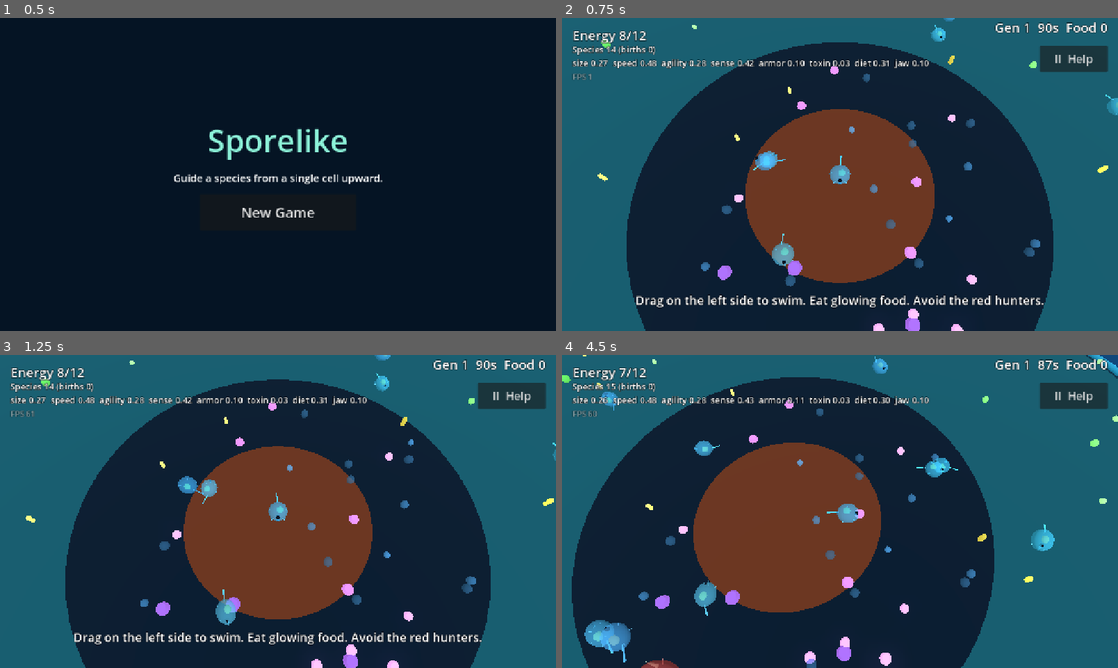
Above: before the commit, frames 1-4 (two rows, left to right).
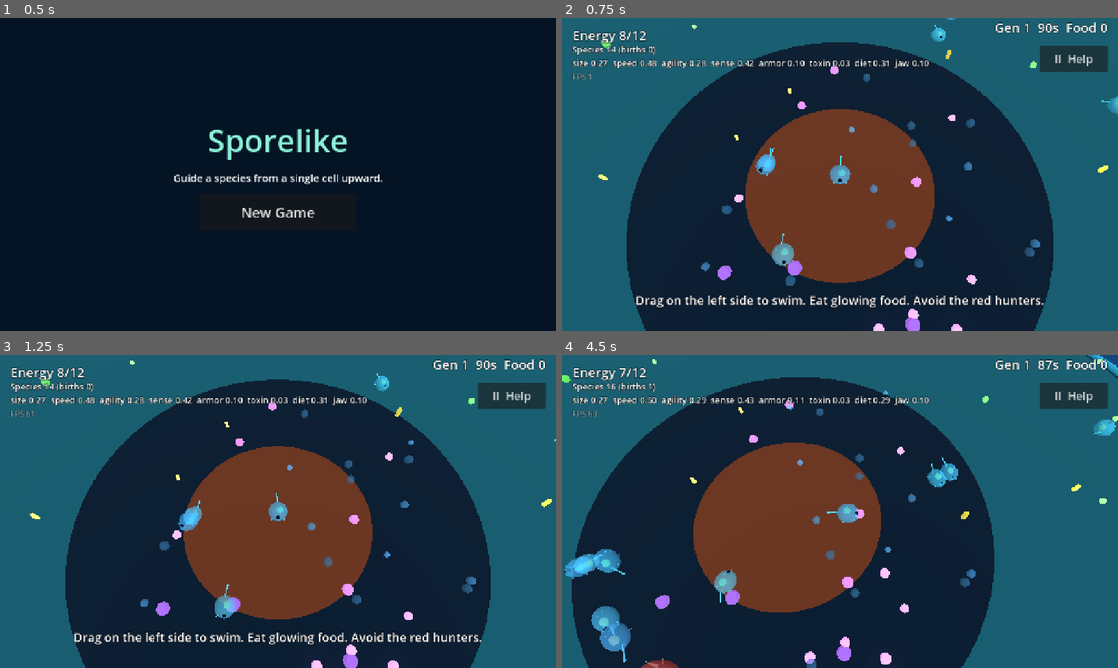
Above: after the commit, the same moments.

Repository: drag0nblad3/Sporelike-
Game: Godot game, scene res://scenes/main.tscn
Two runs of this game, one before a commit and one after it. Both use one fixed random seed, a clock stepped at 60 frames per second and the inputs below.
Inputs (mouse positions are in pixels of both pictures, inside the frame that each line leads up to):
- Up to frame 1 (0.5 s): no input
- Up to frame 2 (0.75 s): click "New Game" at 0.5 s
- Up to frame 3 (1.25 s): no input
- Up to frame 4 (4.5 s): click "II Help" at 1.25 s; click "Resume" at 2 s; move the mouse to (962, 495) at 2.77 s; hold Right (ui_right) 2.78-3.5 s; click (962, 495) at 2.92 s; drag from (728, 527) to (812, 574) at 3.52 s; move the mouse to (895, 442) at 4.27 s; hold Right (ui_right) from 4.28 s (still down)

Frame 1 is identical in both runs. In frame 2, 0.3% of the frame differs, in the area x 6-100%, y 0-100%; in frame 3, 1.0%; in frame 4, 3.2%, in the area x 0-100%, y 0-100%.

Commit message:
Fix blank glossary, weaker low-grade food, chewing, multicellular groundwork (#9)
* Fix the blank glossary, weaken low-grade food, start multicellular groundwork

The glossary label sat in a ScrollContainer with fit_content while hidden
and never got a height; it now scrolls itself, and the smoke test fails if
the text lays out blank. The weakest food pieces now give 0.35x energy
(was 0.7x). EvolutionProgress tracks progress toward the multicellular
stage (shown on the population screen and saved), and BodyPlan/BodyPart
model the parts-kit bodies that stage will use.

Co-Authored-By: Claude Opus 5.5 <noreply@anthropic.com>
Claude-Session: https://claude.ai/code/session_01LRZhwzL1ScNEsSmFRd9Hjh

* Make weak food slow, sluggish and soft instead of low-energy

Energy range is back to 0.7x-1.5x. Low-grade pieces now drift at 0.25x,
flee at 0.15x, react slowly when startled, turn less often, are softer
(down to 30% of the kind's minimum hardness) and easier to see.

Co-Authored-By: Claude Opus 5.5 <noreply@anthropic.com>
Claude-Session: https://claude.ai/code/session_01LRZhwzL1ScNEsSmFRd9Hjh

* Let cells chew through food slightly too hard for their jaw

Food up to 0.2 harder than the jaw can be eaten by staying on it:
0.5-2.5 seconds depending on the gap, faster for bigger bodies. The piece
shakes while being chewed and the progress wears off when left. AI cells
weigh the chewing time when choosing food.

Co-Authored-By: Claude Opus 5.5 <noreply@anthropic.com>
Claude-Session: https://claude.ai/code/session_01LRZhwzL1ScNEsSmFRd9Hjh

---------

Co-authored-by: Claude <noreply@anthropic.com>

Diff:
--- /dev/null
+++ b/scripts/core/body_part.gd
@@ -0,0 +1,33 @@
+class_name BodyPart
+extends RefCounted
+## One cell in a multicellular body: what job it does and where it sits
+## relative to the body's center. Groundwork for the multicellular stage.
+
+## Each role and what it will do once the stage is playable.
+const ROLES := {
+	"core": "Holds the body together and stores energy.",
+	"mouth": "Eats food it touches.",
+	"flagellum": "Pushes the body forward.",
+	"spike": "Deflects hunters' bites.",
+	"eye": "Spots food and hunters from farther away.",
+	"gland": "Makes toxin that stings hunters.",
+}
+
+var role := "core"
+var offset := Vector2.ZERO
+
+
+static func make(part_role: String, at: Vector2) -> BodyPart:
+	var part := BodyPart.new()
+	part.role = part_role if ROLES.has(part_role) else "core"
+	part.offset = at
+	return part
+
+
+static func from_dict(data: Dictionary) -> BodyPart:
+	var part_role: String = data.get("role", "core")
+	return make(part_role, Vector2(float(data.get("x", 0.0)), float(data.get("y", 0.0))))
+
+
+func to_dict() -> Dictionary:
+	return {"role": role, "x": offset.x, "y": offset.y}
--- /dev/null
+++ b/scripts/core/body_plan.gd
@@ -0,0 +1,64 @@
+class_name BodyPlan
+extends RefCounted
+## The layout of a multicellular body: a list of BodyParts on a grid around
+## the core cell. Groundwork for the multicellular stage, where the player
+## will add parts between generations instead of nudging single traits.
+
+const SPACING := 1.0
+
+var parts: Array[BodyPart] = []
+
+
+## A new colony: just the core cell the single-celled species grew from.
+static func starter() -> BodyPlan:
+	var plan := BodyPlan.new()
+	plan.parts.append(BodyPart.make("core", Vector2.ZERO))
+	return plan
+
+
+static func from_dict(data: Dictionary) -> BodyPlan:
+	var plan := BodyPlan.new()
+	var list: Array = data.get("parts", [])
+	for item in list:
+		var entry: Dictionary = item
+		plan.parts.append(BodyPart.from_dict(entry))
+	if plan.parts.is_empty():
+		return starter()
+	return plan
+
+
+func to_dict() -> Dictionary:
+	var list: Array = []
+	for part in parts:
+		list.append(part.to_dict())
+	return {"parts": list}
+
+
+func count(role: String) -> int:
+	var n := 0
+	for part in parts:
+		if part.role == role:
+			n += 1
+	return n
+
+
+## Grid spots next to an existing part that are still empty.
+func open_spots() -> Array[Vector2]:
+	var taken := {}
+	for part in parts:
+		taken[part.offset] = true
+	var spots: Array[Vector2] = []
+	for part in parts:
+		for dir in [Vector2.RIGHT, Vector2.LEFT, Vector2.UP, Vector2.DOWN]:
+			var spot: Vector2 = part.offset + dir * SPACING
+			if not taken.has(spot) and not spot in spots:
+				spots.append(spot)
+	return spots
+
+
+## Adds a part at a free spot touching the body. Returns false if taken.
+func attach(role: String, at: Vector2) -> bool:
+	if not at in open_spots():
+		return false
+	parts.append(BodyPart.make(role, at))
+	return true
--- /dev/null
+++ b/scripts/core/evolution_progress.gd
@@ -0,0 +1,35 @@
+class_name EvolutionProgress
+extends RefCounted
+## Tracks how close the species is to its next stage (single cell to
+## multicellular). Thriving generations, a big population and a well-fed
+## player earn points; reaching GOAL unlocks the next stage.
+
+const GOAL := 100.0
+const MAX_PER_GENERATION := 20.0
+
+var points := 0.0
+
+
+## Adds this generation's points and returns how many were earned.
+func add_generation(stats: GenerationStats) -> float:
+	var earned := 4.0 + 0.4 * stats.end_population + 0.5 * stats.food_eaten
+	if stats.end_population == 0:
+		earned = 0.0
+	earned = minf(earned, MAX_PER_GENERATION)
+	points = minf(points + earned, GOAL)
+	return earned
+
+
+func fraction() -> float:
+	return points / GOAL
+
+
+func is_ready() -> bool:
+	return points >= GOAL
+
+
+func summary(earned: float) -> String:
+	if is_ready():
+		return "Your species is ready to become multicellular (coming in a future update)"
+	return "Multicellular progress %d%% (+%d this generation)" % [
+		roundi(fraction() * 100.0), roundi(earned)]
--- a/scripts/core/generation_stats.gd
+++ b/scripts/core/generation_stats.gd
@@ -13,6 +13,8 @@
 var births := 0
 var deaths := {"eaten": 0, "starved": 0}
 var food_eaten := 0
+## Filled in by Game: how close the species is to its next stage.
+var progress_text := ""
 
 
 ## 0.5x to 2x, growing with how much the player's avatar ate.
--- a/scripts/core/genome.gd
+++ b/scripts/core/genome.gd
@@ -8,6 +8,8 @@
 const MUTATION_STEP := 0.08
 ## Scales energy burned per second by every trait. Lower = slower starvation.
 const UPKEEP_RATE := 0.75
+## How far food hardness can exceed the jaw and still be chewed through.
+const CHEW_MARGIN := 0.2
 
 ## diet: 0 = eats plants well, 1 = eats animals well. jaw cracks shells.
 var values := {
@@ -108,6 +110,18 @@
 	return value_of("jaw") >= hardness
 
 
+## Seconds of holding still on food this hard before breaking through:
+## 0 if the jaw cracks it at once, INF if it is too far beyond the jaw.
+## Bigger bodies grind through faster.
+func crack_time(hardness: float) -> float:
+	var gap := hardness - value_of("jaw")
+	if gap <= 0.0:
+		return 0.0
+	if gap > CHEW_MARGIN:
+		return INF
+	return (0.5 + gap * 10.0) / (0.7 + value_of("size"))
+
+
 ## Energy gained from food worth `energy`, after digestive efficiency.
 func digest(energy: float, is_plant: bool) -> float:
 	var efficiency := lerpf(1.0, 0.3, value_of("diet")) if is_plant \
--- a/scripts/game.gd
+++ b/scripts/game.gd
@@ -17,6 +17,7 @@
 var hud: Hud
 var screen: PopulationScreen
 var saver: GameSaver
+var progress := EvolutionProgress.new()
 var rng := RandomNumberGenerator.new()
 ## Set by CI ("-- --smoke"): short generations, mutations picked automatically.
 var smoke_test := false
@@ -70,6 +71,8 @@
 	saver.ecosystem = ecosystem
 	saver.director = director
 	saver.cycle = cycle
+	saver.progress = progress
+	progress.points = float(_save.get("progress", 0.0))
 	add_child(saver)
 
 	if _save.is_empty():
@@ -106,7 +109,8 @@
 func _announce() -> void:
 	generation_started.emit(cycle.number)
 	if smoke_test:
-		print("smoke: generation %d started, species %d" % [cycle.number, ecosystem.species.size()])
+		print("smoke: generation %d started, species %d, progress %d" % [
+			cycle.number, ecosystem.species.size(), progress.points])
 
 
 func _on_player_died(cause: String) -> void:
@@ -119,6 +123,7 @@
 
 func _on_generation_ended(stats: GenerationStats) -> void:
 	get_tree().paused = true
+	stats.progress_text = progress.summary(progress.add_generation(stats))
 	var choices := MutationChoice.roll(rng, 3)
 	screen.open(stats, choices)
 	if smoke_test:
--- a/scripts/main.gd
+++ b/scripts/main.gd
@@ -58,3 +58,18 @@
 		_smoke_reloaded = true
 		print("smoke: reloading save")
 		_on_continue.call_deferred()
+	elif smoke_test and number == 3:
+		_check_glossary()
+
+
+## In CI, open the pause menu and fail if the glossary text is blank.
+func _check_glossary() -> void:
+	var menu := _game.hud.pause_menu
+	menu.open()
+	await get_tree().process_frame
+	await get_tree().process_frame
+	var height := menu.text_height()
+	print("smoke: glossary height %d" % height)
+	if height < 200:
+		push_error("Glossary text is blank in the pause menu")
+	menu.close()
--- a/scripts/ui/glossary.gd
+++ b/scripts/ui/glossary.gd
@@ -17,7 +17,9 @@
 [b]Toxin[/b]: poison that stings a hunter that bites you. Stung hunters back \
 off for a while and learn to avoid toxic prey.
 [b]Diet[/b]: 0 digests plants best, 1 digests meat best. In between gets less from both.
-[b]Jaw[/b]: bite strength. Food harder than your jaw cannot be eaten at all.
+[b]Jaw[/b]: bite strength. Food a little harder than your jaw can still be \
+chewed through: stay on top of it while it shakes until it breaks open. Bigger \
+bodies chew faster. Food far harder than your jaw cannot be eaten.
 
 [font_size=28][b]Food[/b][/font_size]
 [b]Algae[/b] (green, plant): plentiful in the sunlit outer ring. Easy, low value.
@@ -27,8 +29,9 @@
 [b]Motes[/b] (faint blue, plant): in the deep center. Hard to see, so they need keen sense.
 
 [b]Food grades[/b]: every piece is a little different. Bigger, darker pieces \
-are worth more energy but are tougher to crack, harder to spot, or flee faster. \
-Small pale pieces are easy pickings.
+are worth a bit more energy, but are much tougher to crack, harder to spot, \
+and faster and nimbler at dodging. Small pale pieces are slow, sluggish and \
+soft: easy pickings.
 
 [font_size=28][b]Dangers[/b][/font_size]
 [b]Hunters[/b] (red): predators that chase the nearest prey they want. \
@@ -44,6 +47,9 @@
 changed and what killed it.
 [b]Mutation choice[/b]: pick a trait to push your whole species toward.
 [b]Influence[/b]: the more food you ate this generation, the stronger your choice.
+[b]Multicellular progress[/b]: thriving generations (a big population and \
+plenty of food eaten) move your species toward its next stage, where single \
+cells band together into one body.
 [b]Rebirth[/b]: you return as the offspring of a surviving cell. If all \
 died, your species starts over from you.
 """
--- a/scripts/ui/pause_menu.gd
+++ b/scripts/ui/pause_menu.gd
@@ -37,20 +37,19 @@
 	buttons.add_child(_button("Resume", close))
 	buttons.add_child(_button("Save and quit", _on_quit))
 
-	var scroll := ScrollContainer.new()
-	scroll.size_flags_vertical = Control.SIZE_EXPAND_FILL
-	scroll.horizontal_scroll_mode = ScrollContainer.SCROLL_MODE_DISABLED
-	column.add_child(scroll)
-
+	# The label scrolls itself. (A fit_content label inside a ScrollContainer
+	# that starts hidden never got a height, so the text did not show.)
 	_text = RichTextLabel.new()
 	_text.bbcode_enabled = true
-	_text.fit_content = true
-	_text.scroll_active = false
+	_text.scroll_active = true
 	_text.size_flags_horizontal = Control.SIZE_EXPAND_FILL
-	_text.add_theme_font_size_override("normal_font_size", 22)
-	_text.add_theme_font_size_override("bold_font_size", 22)
+	_text.size_flags_vertical = Control.SIZE_EXPAND_FILL
+	_text.add_theme_font_size_override("normal_font_size", 24)
+	_text.add_theme_font_size_override("bold_font_size", 24)
+	_text.add_theme_color_override("default_color", Color(0.92, 0.97, 1.0))
+	_text.get_v_scroll_bar().custom_minimum_size.x = 40.0
 	_text.text = Glossary.TEXT
-	scroll.add_child(_text)
+	column.add_child(_text)
 
 
 func _unhandled_input(event: InputEvent) -> void:
@@ -68,6 +67,11 @@
 		return
 	get_tree().paused = true
 	visible = true
+
+
+## Height of the glossary text as laid out; CI checks it is not blank.
+func text_height() -> int:
+	return _text.get_content_height()
 
 
 func close() -> void:
--- a/scripts/ui/population_screen.gd
+++ b/scripts/ui/population_screen.gd
@@ -48,6 +48,8 @@
 
 	_add_label("You ate %d food: your choice counts x%.1f" % [
 		stats.food_eaten, stats.influence()], 22)
+	if stats.progress_text != "":
+		_add_label(stats.progress_text, 22)
 	_add_label("Encourage a mutation in your species:", 24)
 
 	var row := HBoxContainer.new()
--- a/scripts/world/ecosystem.gd
+++ b/scripts/world/ecosystem.gd
@@ -47,11 +47,11 @@
 		_spawn_predator(_random_point(14.0, arena_radius - 3.0))
 
 
-func _physics_process(_delta: float) -> void:
+func _physics_process(delta: float) -> void:
 	var prey := prey_list()
 	var movers: Array[Vector2] = []
 	for org in prey:
-		_feed(org)
+		_feed(org, delta)
 		movers.append(org.flat_pos())
 	food.startle_near(movers)
 	_hunt(prey)
@@ -112,10 +112,10 @@
 	predators.append(hunter)
 
 
-func _feed(org: Organism) -> void:
+func _feed(org: Organism, delta: float) -> void:
 	if not org.alive:
 		return
-	var gained := food.consume_near(org)
+	var gained := food.consume_near(org, delta)
 	if gained > 0.0:
 		org.eat(gained)
 
--- a/scripts/world/food_field.gd
+++ b/scripts/world/food_field.gd
@@ -61,20 +61,22 @@
 		if child.is_queued_for_deletion():
 			continue
 		var item := child as FoodItem
-		if not org.genome.can_crack(item.hardness):
+		var crack := org.genome.crack_time(item.hardness)
+		if crack == INF:
 			continue
 		var d := me.distance_to(item.flat_pos())
 		if d > org.genome.notice_range(item.visibility):
 			continue
-		var score := org.genome.digest(item.energy, item.kind.is_plant) / (d + 1.0)
+		var score := org.genome.digest(item.energy, item.kind.is_plant) / (d + 1.0 + crack)
 		if score > best_score:
 			best_score = score
 			best = item
 	return best
 
 
-## Eats everything edible within reach. Returns the energy gained.
-func consume_near(org: Organism) -> float:
+## Eats everything within reach that the jaw cracks, or that it has chewed
+## on for long enough. Returns the energy gained.
+func consume_near(org: Organism, delta: float) -> float:
 	var gained := 0.0
 	var me := org.flat_pos()
 	for child in get_children():
@@ -84,7 +86,8 @@
 		var reach := org.radius() + item.kind.size
 		if me.distance_squared_to(item.flat_pos()) > reach * reach:
 			continue
-		if not org.genome.can_crack(item.hardness):
+		var crack := org.genome.crack_time(item.hardness)
+		if crack == INF or (crack > 0.0 and not item.chew_for(delta, crack)):
 			continue
 		gained += org.genome.digest(item.energy, item.kind.is_plant)
 		_counts[item.kind.id] -= 1
--- a/scripts/world/food_item.gd
+++ b/scripts/world/food_item.gd
@@ -1,7 +1,8 @@
 class_name FoodItem
 extends MeshInstance3D
 ## One piece of food. Each piece rolls its own grade within its kind: higher
-## grades are worth more but are tougher, faster to flee, or harder to see.
+## grades are worth a bit more but are much tougher, faster, nimbler, and
+## harder to see; low grades are slow, sluggish and soft.
 ## Some kinds drift around and dart away from anything that comes close.
 
 const TIERS := 3
@@ -13,12 +14,19 @@
 var hardness := 0.0
 var visibility := 1.0
 var flee_speed := 0.0
+var drift_speed := 0.0
+## 0..1: how sharply it dodges when startled and how often it turns.
+var agility := 1.0
 var velocity := Vector2.ZERO
+## Seconds something has spent chewing on this piece; wears off when left.
+var chew := 0.0
 var arena_radius := 30.0
 
 var _phase := 0.0
 var _drift_dir := Vector2.ZERO
 var _drift_timer := 0.0
+var _chewed_this_frame := false
+var _base_scale := 1.0
 
 
 func _ready() -> void:
@@ -29,10 +37,13 @@
 	kind = food_kind
 	grade = rng.randf()
 	energy = kind.energy * lerpf(0.7, 1.5, grade)
-	hardness = lerpf(kind.hardness_min, kind.hardness_max, grade)
-	visibility = minf(kind.visibility * lerpf(1.3, 0.7, grade), 1.0)
-	flee_speed = kind.flee_speed * lerpf(0.6, 1.4, grade)
-	scale = Vector3.ONE * lerpf(0.8, 1.35, grade)
+	hardness = lerpf(kind.hardness_min * 0.3, kind.hardness_max, grade)
+	visibility = minf(kind.visibility * lerpf(1.4, 0.7, grade), 1.0)
+	flee_speed = kind.flee_speed * lerpf(0.15, 1.4, grade)
+	drift_speed = kind.drift_speed * lerpf(0.25, 1.3, grade)
+	agility = lerpf(0.25, 1.0, grade)
+	_base_scale = lerpf(0.75, 1.35, grade)
+	scale = Vector3.ONE * _base_scale
 
 
 ## 0, 1 or 2: which colour tier to draw this piece with.
@@ -40,27 +51,47 @@
 	return mini(int(grade * TIERS), TIERS - 1)
 
 
+## Called each physics frame by whatever is covering this piece. Returns
+## true once it has been chewed for long enough to break through.
+func chew_for(delta: float, needed: float) -> bool:
+	chew += delta
+	_chewed_this_frame = true
+	return chew >= needed
+
+
+func _physics_process(delta: float) -> void:
+	if not _chewed_this_frame and chew > 0.0:
+		chew = maxf(chew - delta, 0.0)
+	_chewed_this_frame = false
+	# Shake while being chewed so the player can see it working.
+	var shake := 0.08 * sin(_phase * 40.0) if chew > 0.0 else 0.0
+	scale = Vector3.ONE * _base_scale * (1.0 + shake)
+
+
 func flat_pos() -> Vector2:
 	return Vector2(position.x, position.z)
 
 
-## Dart away from a nearby threat, if this kind can.
+## Dart away from a nearby threat, if this kind can. Called every physics
+## frame while a threat is close; sluggish pieces take about a second to
+## turn and get going, nimble ones react almost at once.
 func startle(from: Vector2) -> void:
 	if flee_speed > 0.0:
-		velocity = (flat_pos() - from).normalized() * flee_speed
+		var away := (flat_pos() - from).normalized() * flee_speed
+		velocity = velocity.lerp(away, agility * 0.2)
 
 
 func _process(delta: float) -> void:
 	_phase += delta
 	position.y = 0.15 * sin(_phase * 2.0)
-	if kind.drift_speed <= 0.0 and velocity == Vector2.ZERO:
+	if drift_speed <= 0.0 and velocity == Vector2.ZERO:
 		return
 
 	_drift_timer -= delta
 	if _drift_timer <= 0.0:
-		_drift_timer = randf_range(1.5, 4.0)
+		_drift_timer = randf_range(1.5, 4.0) / agility
 		_drift_dir = Vector2.from_angle(randf() * TAU)
-	velocity = velocity.move_toward(_drift_dir * kind.drift_speed, delta * 4.0)
+	velocity = velocity.move_toward(_drift_dir * drift_speed, delta * 4.0)
 
 	var p := flat_pos() + velocity * delta
 	var outer := minf(kind.zone_max, arena_radius - 1.0)
--- a/scripts/world/game_saver.gd
+++ b/scripts/world/game_saver.gd
@@ -7,6 +7,7 @@
 var ecosystem: Ecosystem
 var director: PlayerDirector
 var cycle: GenerationCycle
+var progress: EvolutionProgress
 
 
 func _notification(what: int) -> void:
@@ -31,6 +32,7 @@
 		"generation": cycle.number,
 		"time_left": cycle.time_left,
 		"births": ecosystem.births,
+		"progress": progress.points,
 		"player": you,
 		"species": members,
 	})
